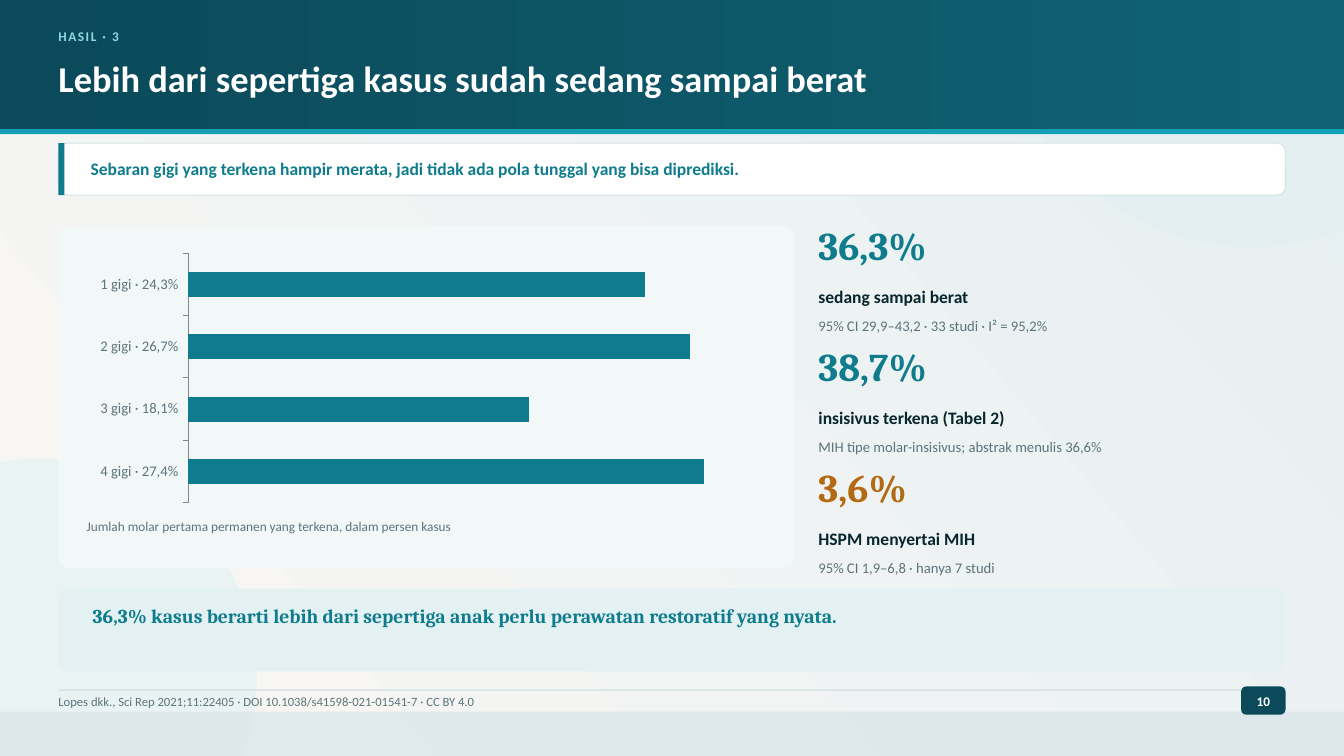
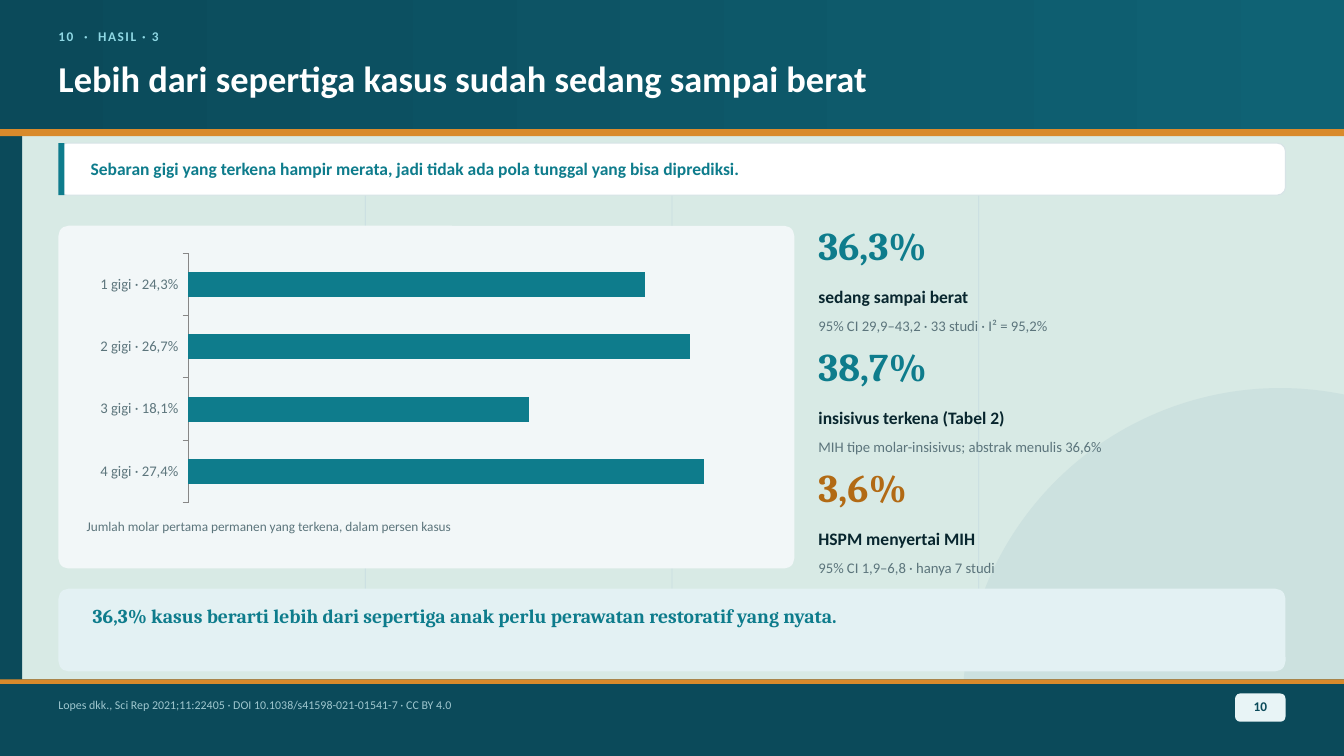
Before and after one commit to maskchanel14-source/agents, a slide deck: slide 10 of research/pediatric-dentistry-2021-2026/deck-mih-lopes-2021/Presentasi-Jurnal-MIH-Lopes-2021.pptx. Drawn at 1344x756 pixels with LibreOffice and Linux fonts; fonts in the diff are those of the drawing. Boxes give left, top, right and bottom in pixels: in the first picture for what was removed or moved away, otherwise in the second. Text is boxed around its words. In the diff, an @@ line names an element or a change of style, - is before the commit and + after.

```diff
--- a/research/pediatric-dentistry-2021-2026/deck-mih-lopes-2021/Presentasi-Jurnal-MIH-Lopes-2021.pptx
+++ b/research/pediatric-dentistry-2021-2026/deck-mih-lopes-2021/Presentasi-Jurnal-MIH-Lopes-2021.pptx
@@ rectangle at <box>0,0,1344,756</box>: fill gradient #F9F7F3 to #E6EFF2 to #D8EAE5 @@
@@ rectangle added at <box>0,0,22,756</box>, fill #0B4A5A @@
@@ ellipse removed at <box>1003,0,1344,247</box> @@
@@ text at <box>58,32,159,41</box>: text changed @@
-HASIL · 3
+10 · HASIL · 3
@@ rectangle at <box>0,129,1344,136</box>: fill #14A0B4 to #D98A2B @@
@@ rectangle added at <box>365,156,366,670</box>, fill #C7DCE1 @@
@@ rectangle added at <box>671,156,673,670</box>, fill #C7DCE1 @@
@@ rectangle added at <box>979,156,980,670</box>, fill #C7DCE1 @@
@@ ellipse added at <box>963,388,1344,756</box>, fill #CCE1DF @@
@@ ellipse removed at <box>0,459,257,756</box> @@
@@ rectangle: place and size @@
-rectangle at <box>0,712,1344,756</box>
+rectangle at <box>0,680,1344,756</box>
@@ rectangle at <box>0,680,1344,756</box>: fill #DCE7EA at 85% opacity to #0B4A5A @@
@@ rectangle: place and size @@
-rectangle at <box>58,690,1286,691</box>
+rectangle at <box>0,680,1344,684</box>
@@ rectangle at <box>0,680,1344,684</box>: fill #D7E3E6 to #D98A2B @@
@@ text "Lopes dkk., Sci Rep 2021;11:22405 ..." at <box>58,701,451,711</box>: size 9 to 8.5 pt, text colour #5C757C to #9FC7CF @@
@@ text "10" at <box>1254,702,1267,711</box>: text colour #FFFFFF to #0B4A5A @@
@@ rounded rectangle: place and size @@
-rounded rectangle at <box>1241,687,1286,715</box>
+rounded rectangle at <box>1235,694,1286,722</box>
@@ rounded rectangle at <box>1235,694,1286,722</box>: fill #0B4A5A to #E8F4F6 @@
```
Also in this commit, not shown: 13 other slides changed, 25 other files.
